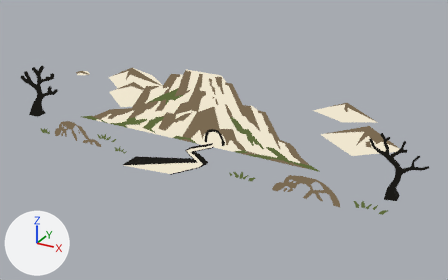
An edit to the glTF model assets/art/models/dioramas/title_diorama.glb, drawn before and after from the same camera.
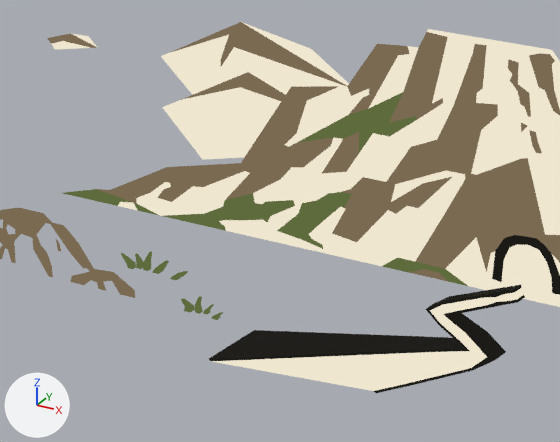
The first picture shows the older version from a 50 mm lens placed at (3.07, -4.91, 2.95), pointed at (0.09, 0.51, 0.24). The close-ups show the older and then the newer version on the part from 14% to 50% of the width and 22% to 67% of the height of that picture. Only the edits that show in the close-ups are written down. The axes (+X, +Y, +Z) are drawn at lower left. The lights are the same throughout. Where no turn or scale is listed for an object, it has been applied to the vertices. Vertices at exactly the same position are counted once.

Objects in the first close-up: 'firetop', 'grass', 'mountains', 'path', 'rocks'.
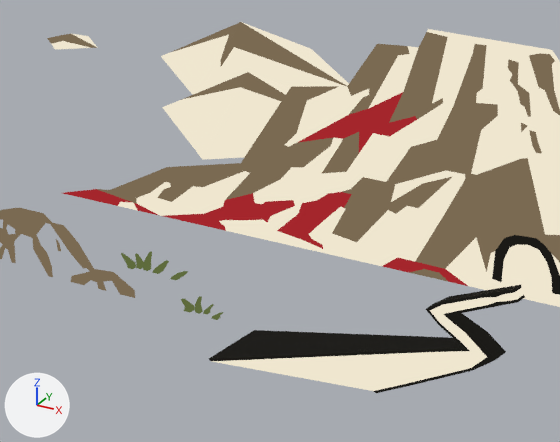
Changed parts and their boxes (x1, y1, x2, y2) in the close-ups (560 x 442 px):
```json
{"part": 1, "of": "me_plane_002", "change": "recoloured", "before": [63, 92, 468, 286], "after": [63, 92, 468, 286]}
```

Scene script edits in JSON lines:
```json
{"op": "add", "block": "mat_fire", "code": ["mat_fire = principled_material('Fire')", "mat_fire.base_color = (0.0, 0.0, 0.0)  # black #000000", "mat_fire.metallic = 1.0", "mat_fire.roughness = 1.0", "mat_fire.emission_color = (0.371, 0.0194, 0.0252)  # red #a4262c", "mat_fire.emission_strength = 1.0"]}
{"block": "me_plane_002", "where": "me_plane_002.from_pydata(...)  # 318 vertices, 589 faces; spans x -1.52..1.37, y 0.0, z 0.36..1.14"}
{"block": "me_plane_002", "where": "# used by ob_firetop; location = (0.0, 0.054, 0.0)"}
{"block": "me_plane_002", "change": "me_plane_002 part 1: all 105 faces that had it switch from mat_ground (black #000000) to mat_fire (black #000000, glowing red #a4262c)"}
```
